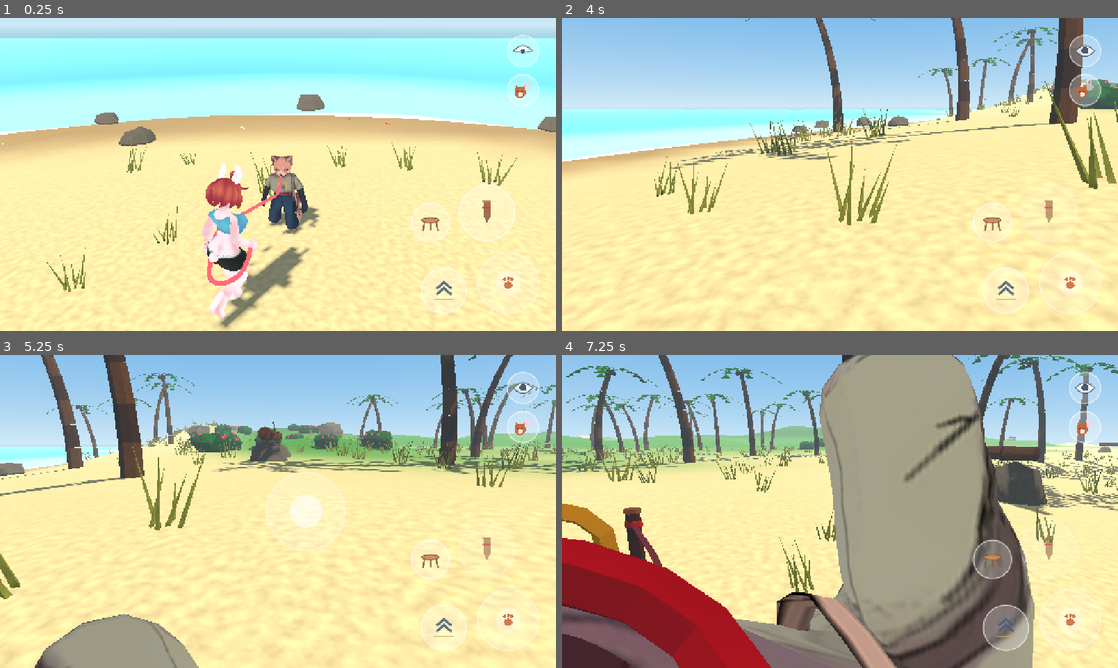
Above: before the commit, frames 1-4 (two rows, left to right).
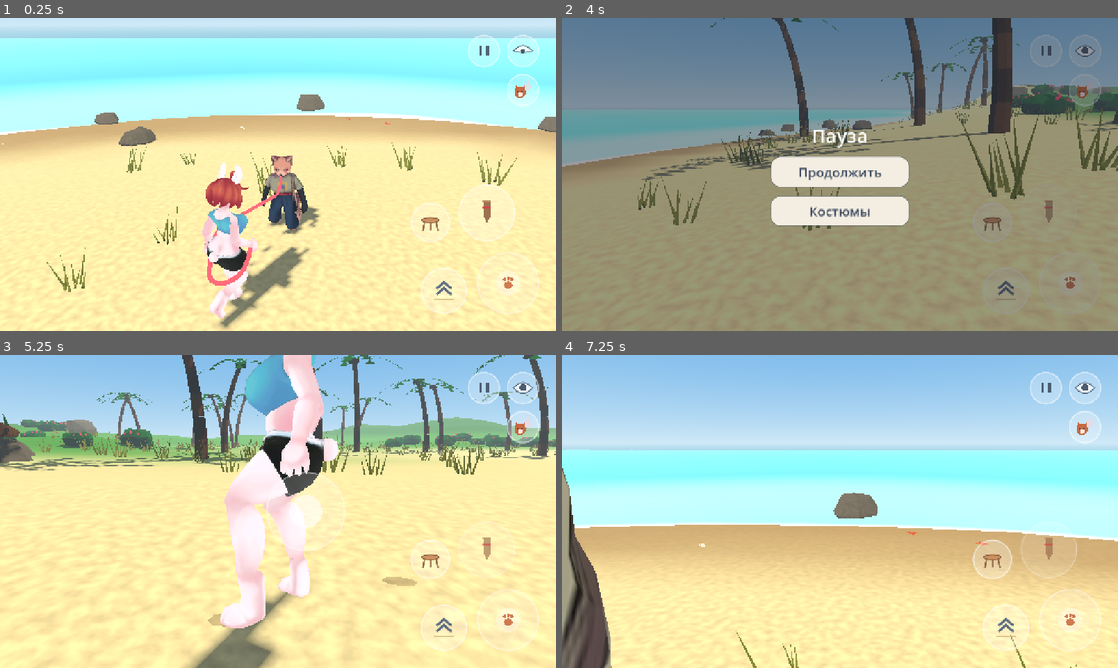
Above: after the commit, the same moments.

Repository: MrKrob00/Animal-Walk
Game: Godot game, scene res://scenes/main.tscn
Two runs of this game, one before a commit and one after it. Both use one fixed random seed, a clock stepped at 60 frames per second and the inputs below.
Inputs (mouse positions are in pixels of both pictures, inside the frame that each line leads up to):
- Up to frame 1 (0.25 s): no input
- Up to frame 2 (4 s): move the mouse to (962, 158) at 0.52 s; hold D (move_right) 0.53-1.25 s; hold E (act) 0.53-1.25 s; click (962, 158) at 0.67 s; tap Space (jump) at 0.77, 1.07, 3.77 s; tap Shift (run) at 0.8 s; drag from (728, 190) to (812, 237) at 1.27 s; move the mouse to (895, 105) at 2.02 s; hold D (move_right) 2.03-2.75 s; hold C (sit) 2.03-2.75 s; click (895, 105) at 2.17 s; tap Tab (switch) at 2.3 s; drag from (812, 237) to (673, 127) at 2.77 s; move the mouse to (1006, 221) at 3.52 s; hold A (move_left) from 3.53 s (still down); hold V (view) from 3.53 s (still down); click (1006, 221) at 3.67 s; tap P at 3.8 s
- Up to frame 3 (5.25 s): tap Space (jump) at 4.07 s; tap Escape (pause, bound only after the commit) at 4.15 s; release A (move_left) at 4.25 s; release V (view) at 4.25 s; drag from (111, 464) to (194, 433) at 4.27 s; move the mouse to (305, 511) at 5.02 s; hold S (move_down) from 5.03 s (still down); hold Space (jump) from 5.03 s (still down); click (305, 511) at 5.17 s
- Up to frame 4 (7.25 s): tap E (act) at 5.3 s; release S (move_down) at 5.75 s; release Space (jump) at 5.75 s; drag from (756, 433) to (728, 527) at 5.77 s; move the mouse to (962, 495) at 6.52 s; hold W (move_up) from 6.53 s (still down); hold Shift (run) from 6.53 s (still down); click (962, 495) at 6.67 s; tap Space (jump) at 6.77, 7.07 s; tap C (sit) at 6.8 s

The runs differ from the first frame. In frame 1, 0.3% of the frame differs, in the area x 84-90%, y 5-16%; in frame 2, 99%, in the area x 0-100%, y 0-100%; in frame 3, 34%; in frame 4, 77%.

Commit message:
Pause button, pause menu and the dressing room
A pause button (top right, Esc / P) stops the game under a menu; Костюмы opens
a dressing room with the real bunny on a stage in its own world, sets and
single items per slot; Готово keeps the choice and dresses the bunny in game.

Co-Authored-By: Claude Opus 5.5 <noreply@anthropic.com>
Claude-Session: https://claude.ai/code/session_01Lbjh88uP794iDp2E8yqCqj

Diff:
--- /dev/null
+++ b/scripts/dressing_room.gd
@@ -0,0 +1,184 @@
+class_name DressingRoom
+extends CanvasLayer
+## The dressing room (the player asked; from the pause menu's "Костюмы"): the real 3D bunny on a
+## little stage in a world of her own (a SubViewport), turned by a drag, and on the right the
+## outfits: the ready sets and each slot's items, one per slot. "Готово" keeps the choice
+## (Wardrobe) and puts it on the bunny in the game.
+
+signal done(choice: Dictionary)
+
+const BACK := Color("#d9cdbd")
+const STAGE := Color("#b89f86")
+const INK := Color("#3b4a5e")
+const WORN := Color("#bfdcb4")    ## the buttons of what she wears
+const TURN := 0.008          ## radians per pixel dragged
+
+var choice := {}
+var bunny: Actor
+var _vp: SubViewport
+var _buttons := {}           ## item -> Button
+var _drag := false
+var _finger := -1
+
+
+func _ready() -> void:
+	layer = 20
+	process_mode = Node.PROCESS_MODE_ALWAYS
+	choice = Wardrobe.load_choice()
+	var bg := ColorRect.new()
+	bg.color = BACK
+	bg.set_anchors_preset(Control.PRESET_FULL_RECT)
+	add_child(bg)
+	var view := SubViewportContainer.new()
+	view.stretch = true
+	view.set_anchors_preset(Control.PRESET_FULL_RECT)
+	view.anchor_right = 0.62
+	view.mouse_filter = Control.MOUSE_FILTER_IGNORE
+	add_child(view)
+	_vp = SubViewport.new()
+	_vp.own_world_3d = true
+	_vp.transparent_bg = true
+	view.add_child(_vp)
+	_build_stage()
+	_build_panel()
+
+
+func _build_stage() -> void:
+	var env := Environment.new()
+	env.background_mode = Environment.BG_COLOR
+	env.background_color = BACK
+	env.ambient_light_source = Environment.AMBIENT_SOURCE_COLOR
+	env.ambient_light_color = Color(0.75, 0.73, 0.7)
+	var we := WorldEnvironment.new()
+	we.environment = env
+	_vp.add_child(we)
+	var sun := DirectionalLight3D.new()
+	sun.rotation_degrees = Vector3(-45, 25, 0)
+	sun.light_energy = 0.8
+	_vp.add_child(sun)
+	var stage := MeshInstance3D.new()
+	var cyl := CylinderMesh.new()
+	cyl.top_radius = 0.55
+	cyl.bottom_radius = 0.58
+	cyl.height = 0.06
+	stage.mesh = cyl
+	var sm := StandardMaterial3D.new()
+	sm.albedo_color = STAGE
+	stage.material_override = sm
+	stage.position = Vector3(0, -0.03, 0)
+	_vp.add_child(stage)
+	bunny = Actor.new()
+	bunny.setup(Actor.BUNNY)
+	bunny.rotation.y = 0.35
+	_vp.add_child(bunny)
+	bunny.set_outfit(choice)
+	var cam := Camera3D.new()
+	cam.fov = 32
+	_vp.add_child(cam)
+	cam.position = Vector3(0, 0.95, 2.95)
+	cam.look_at(Vector3(0, 0.84, 0))
+	cam.make_current()
+
+
+func _build_panel() -> void:
+	var panel := VBoxContainer.new()
+	panel.anchor_left = 0.62
+	panel.anchor_right = 1.0
+	panel.anchor_bottom = 1.0
+	panel.offset_left = 12
+	panel.offset_right = -24
+	panel.offset_top = 32
+	panel.offset_bottom = -24
+	panel.add_theme_constant_override("separation", 10)
+	add_child(panel)
+	panel.add_child(_label("Костюмы", 40))
+	panel.add_child(_label("Комплекты", 24))
+	var sets := HBoxContainer.new()
+	sets.add_theme_constant_override("separation", 10)
+	panel.add_child(sets)
+	for s in Wardrobe.SETS:
+		var b := PauseMenu.button(s, _wear_set.bind(s), 150.0)
+		b.toggle_mode = true
+		sets.add_child(b)
+		_buttons["set:" + s] = b
+	for slot in Wardrobe.SLOTS:
+		panel.add_child(_label(Wardrobe.SLOTS[slot], 24))
+		var row := HBoxContainer.new()
+		row.add_theme_constant_override("separation", 10)
+		panel.add_child(row)
+		for item in Wardrobe.items_for(slot):
+			var b := PauseMenu.button(Wardrobe.ITEMS[item].name if item != "" else "Нет", _wear.bind(slot, item), 150.0)
+			b.toggle_mode = true
+			row.add_child(b)
+			_buttons[item] = b
+	var spacer := Control.new()
+	spacer.size_flags_vertical = Control.SIZE_EXPAND_FILL
+	panel.add_child(spacer)
+	panel.add_child(PauseMenu.button("Готово", _finish))
+	_mark()
+
+
+func _label(t: String, size: int) -> Label:
+	var l := Label.new()
+	l.text = t
+	l.add_theme_font_size_override("font_size", size)
+	l.add_theme_color_override("font_color", INK)
+	return l
+
+
+func _wear(slot: String, item: String) -> void:
+	choice[slot] = item
+	bunny.set_outfit(choice)
+	_mark()
+
+
+func _wear_set(name: String) -> void:
+	choice = (Wardrobe.SETS[name] as Dictionary).duplicate()
+	bunny.set_outfit(choice)
+	_mark()
+
+
+## Lights the buttons of what she wears.
+func _mark() -> void:
+	for item in _buttons:
+		var b: Button = _buttons[item]
+		var on := false
+		if item.begins_with("set:"):
+			var outfit: Dictionary = Wardrobe.SETS[item.substr(4)]
+			on = outfit.keys().all(func(k): return choice.get(k, "") == outfit[k])
+		elif item != "":
+			on = choice.get(Wardrobe.ITEMS[item].slot, "") == item
+		b.set_pressed_no_signal(on)
+		var sb := (b.get_theme_stylebox("normal") as StyleBoxFlat).duplicate() as StyleBoxFlat
+		sb.bg_color = WORN if b.button_pressed else PauseMenu.PANEL
+		sb.border_color = Color(INK, 0.6 if b.button_pressed else 0.25)
+		sb.set_border_width_all(3 if b.button_pressed else 2)
+		for state in ["normal", "hover", "pressed", "hover_pressed"]:
+			b.add_theme_stylebox_override(state, sb)
+
+
+func _finish() -> void:
+	Wardrobe.save_choice(choice)
+	done.emit(choice)
+
+
+## A drag on the stage turns her round.
+func _input(event: InputEvent) -> void:
+	var w := get_viewport().get_visible_rect().size.x * 0.62
+	if event is InputEventScreenTouch:
+		if event.pressed and event.position.x < w and _finger < 0:
+			_finger = event.index
+		elif not event.pressed and event.index == _finger:
+			_finger = -1
+	elif event is InputEventScreenDrag and event.index == _finger:
+		bunny.rotation.y += event.relative.x * TURN
+	elif event is InputEventMouseButton and event.button_index == MOUSE_BUTTON_RIGHT:
+		_drag = event.pressed
+	elif event is InputEventMouseMotion and _drag:
+		bunny.rotation.y += event.relative.x * TURN
+
+
+func _unhandled_input(event: InputEvent) -> void:
+	if event.is_action_pressed("pause"):
+		get_viewport().set_input_as_handled()
+		_finish()
--- a/scripts/main.gd
+++ b/scripts/main.gd
@@ -26,6 +26,9 @@
 var button: ActionButton
 var view_button: ViewButton
 var switch_button: SwitchButton
+var pause_button: PauseButton
+var pause_menu: PauseMenu      ## open while the game is paused
+var dressing_room: DressingRoom
 var arm_stick: ArmStick
 var sit_button: SitButton
 var jump_button: JumpButton
@@ -119,18 +122,23 @@
 	switch_button = SwitchButton.new()
 	ui.add_child(switch_button)
 	switch_button.pressed.connect(switch_character)
+	pause_button = PauseButton.new()
+	ui.add_child(pause_button)
+	pause_button.pressed.connect(pause)
 
 	camera_rig = CameraRig.new()
 	camera_rig.target = tofu
 	camera_rig.second = bunny
 	camera_rig.button = button
-	camera_rig.buttons = [view_button, switch_button, arm_stick, sit_button, jump_button]
+	camera_rig.buttons = [view_button, switch_button, arm_stick, sit_button, jump_button, pause_button]
 	camera_rig.stick_zone = TouchJoystick.ZONE
 	add_child(camera_rig)
 
 
 func _unhandled_input(event: InputEvent) -> void:
-	if event.is_action_pressed("act"):
+	if event.is_action_pressed("pause"):
+		pause()
+	elif event.is_action_pressed("act"):
 		act()
 	elif event.is_action_pressed("view"):
 		toggle_view()
@@ -140,6 +148,53 @@
 		sit_toggle()
 	elif event.is_action_pressed("jump"):
 		jump()
+
+
+## The pause button (the player asked): the game stops and the pause menu opens; from it the
+## dressing room ("Костюмы"). The sticks and the camera let go of their fingers.
+func pause() -> void:
+	if pause_menu != null or dressing_room != null:
+		return
+	joystick.release()
+	arm_stick.release()
+	camera_rig.release()
+	get_tree().paused = true
+	pause_menu = PauseMenu.new()
+	add_child(pause_menu)
+	pause_menu.closed.connect(resume)
+	pause_menu.costumes.connect(open_dressing_room)
+
+
+func resume() -> void:
+	if pause_menu != null:
+		pause_menu.queue_free()
+		pause_menu = null
+	if dressing_room != null:
+		dressing_room.queue_free()
+		dressing_room = null
+	joystick.release()
+	arm_stick.release()
+	camera_rig.release()
+	get_tree().paused = false
+
+
+## The dressing room over the pause menu; "Готово" puts the choice on the bunny and goes back
+## to the menu.
+func open_dressing_room() -> void:
+	if dressing_room != null:
+		return
+	pause_menu.visible = false
+	dressing_room = DressingRoom.new()
+	add_child(dressing_room)
+	dressing_room.done.connect(_dressed)
+
+
+func _dressed(choice: Dictionary) -> void:
+	bunny.set_outfit(choice)
+	dressing_room.queue_free()
+	dressing_room = null
+	if pause_menu != null:
+		pause_menu.visible = true
 
 
 ## The jump button: the one you steer jumps (the bunny a hare's hop, TOFU its "surprise!" leap
@@ -525,6 +580,7 @@
 		"view": [KEY_V],
 		"switch": [KEY_TAB],
 		"sit": [KEY_C],
+		"pause": [KEY_ESCAPE, KEY_P],
 		"paw_left": [KEY_J],
 		"paw_right": [KEY_L],
 		"paw_up": [KEY_I],
--- /dev/null
+++ b/scripts/pause_button.gd
@@ -0,0 +1,45 @@
+class_name PauseButton
+extends Control
+## Small round button at the top right, left of the eye: pauses the game and opens the pause menu
+## (the player asked; Esc or P on a PC). Two bars drawn in code. Emits `pressed`.
+
+signal pressed
+
+const RADIUS := 36.0
+const MARGIN := 40.0
+const GAP := 18.0
+
+var _finger := -1
+var _down := false
+
+
+func _ready() -> void:
+	set_anchors_preset(Control.PRESET_FULL_RECT)
+	mouse_filter = Control.MOUSE_FILTER_IGNORE
+
+
+func center() -> Vector2:
+	return Vector2(get_viewport_rect().size.x - MARGIN - RADIUS * 3.0 - GAP, MARGIN + RADIUS)   # left of the eye
+
+
+func _input(event: InputEvent) -> void:
+	if event is InputEventScreenTouch:
+		if event.pressed and event.position.distance_to(center()) <= RADIUS * 1.2:
+			_finger = event.index
+			_down = true
+			queue_redraw()
+			get_viewport().set_input_as_handled()
+		elif not event.pressed and event.index == _finger:
+			_finger = -1
+			_down = false
+			queue_redraw()
+			pressed.emit()
+
+
+func _draw() -> void:
+	var c := center()
+	draw_circle(c, RADIUS * (0.92 if _down else 1.0), Color(1, 1, 1, 0.25))
+	draw_arc(c, RADIUS, 0, TAU, 40, Color(1, 1, 1, 0.55), 3.0, true)
+	var ink := Color("#3b4a5e", 0.85)
+	for s in [-1.0, 1.0]:
+		draw_rect(Rect2(c + Vector2(s * RADIUS * 0.22 - RADIUS * 0.09, -RADIUS * 0.32), Vector2(RADIUS * 0.18, RADIUS * 0.64)), ink)
--- /dev/null
+++ b/scripts/pause_menu.gd
@@ -0,0 +1,64 @@
+class_name PauseMenu
+extends CanvasLayer
+## The pause menu (the player asked): the game stops under it; "Продолжить" goes on, "Костюмы"
+## opens the dressing room (DressingRoom). Esc / P closes it.
+
+signal costumes
+signal closed
+
+const PANEL := Color("#f4ede2")
+const INK := Color("#3b4a5e")
+
+
+func _ready() -> void:
+	layer = 10
+	process_mode = Node.PROCESS_MODE_ALWAYS
+	var dim := ColorRect.new()
+	dim.color = Color(0.1, 0.12, 0.16, 0.45)
+	dim.set_anchors_preset(Control.PRESET_FULL_RECT)
+	add_child(dim)
+	var mid := CenterContainer.new()
+	mid.set_anchors_preset(Control.PRESET_FULL_RECT)
+	add_child(mid)
+	var box := VBoxContainer.new()
+	box.add_theme_constant_override("separation", 18)
+	mid.add_child(box)
+	var title := Label.new()
+	title.text = "Пауза"
+	title.horizontal_alignment = HORIZONTAL_ALIGNMENT_CENTER
+	title.add_theme_font_size_override("font_size", 44)
+	title.add_theme_color_override("font_color", Color.WHITE)
+	box.add_child(title)
+	box.add_child(button("Продолжить", close))
+	box.add_child(button("Костюмы", func(): costumes.emit()))
+
+
+## A soft rounded button (shared with the dressing room).
+static func button(text: String, on_press: Callable, wide := 320.0) -> Button:
+	var b := Button.new()
+	b.text = text
+	b.custom_minimum_size = Vector2(wide, 72)
+	b.add_theme_font_size_override("font_size", 30)
+	for state in ["normal", "hover", "pressed", "focus"]:
+		var sb := StyleBoxFlat.new()
+		sb.bg_color = PANEL.darkened(0.08 if state == "pressed" else 0.0)
+		sb.set_corner_radius_all(22)
+		sb.border_color = Color(INK, 0.25 if state != "focus" else 0.5)
+		sb.set_border_width_all(2)
+		b.add_theme_stylebox_override(state, sb)
+	b.add_theme_color_override("font_color", INK)
+	b.add_theme_color_override("font_hover_color", INK)
+	b.add_theme_color_override("font_pressed_color", INK)
+	b.add_theme_color_override("font_focus_color", INK)
+	b.pressed.connect(on_press)
+	return b
+
+
+func close() -> void:
+	closed.emit()
+
+
+func _unhandled_input(event: InputEvent) -> void:
+	if event.is_action_pressed("pause"):
+		get_viewport().set_input_as_handled()
+		close()
--- /dev/null
+++ b/tests/test_pause.gd
@@ -0,0 +1,64 @@
+extends SceneTree
+## The pause button (the player asked): the game stops under the pause menu, "Костюмы" opens the
+## dressing room with the real bunny in it, a set or a single item puts the clothes on her there,
+## "Готово" keeps the choice and dresses the bunny in the game, "Продолжить" goes on.
+
+func _initialize() -> void:
+	_run()
+
+
+func _shown(a: Node, node: String) -> bool:
+	var n := a.find_child(node, true, false)
+	return n != null and (n as Node3D).visible
+
+
+func _press_touch(b: Control) -> void:
+	for down in [true, false]:
+		var e := InputEventScreenTouch.new()
+		e.index = 0
+		e.position = b.center()
+		e.pressed = down
+		b._input(e)
+
+
+func _run() -> void:
+	var before := Wardrobe.load_choice()
+	Wardrobe.save_choice(Wardrobe.DEFAULT)
+	var main = load("res://scenes/main.tscn").instantiate()
+	root.add_child(main)
+	await process_frame
+	var bunny: Actor = main.bunny
+	_press_touch(main.pause_button)
+	await process_frame
+	Check.ok(paused and main.pause_menu != null, "the pause button stops the game and opens the menu")
+	var p0: Vector3 = main.tofu.position
+	for i in 20:
+		await physics_frame
+	Check.ok(main.tofu.position == p0, "nothing moves while paused")
+	main.pause_menu.costumes.emit()
+	await process_frame
+	await process_frame
+	var room: DressingRoom = main.dressing_room
+	Check.ok(room != null and not main.pause_menu.visible, "Костюмы opens the dressing room")
+	Check.ok(room.bunny != null and room.bunny.skeleton != null, "the real bunny stands in it")
+	var bone := Gait.find_bone(room.bunny.skeleton, Actor.BUNNY.bones.head)
+	var c0 := room.bunny.skeleton.get_bone_global_pose(bone).origin
+	for i in 40:
+		await process_frame
+	Check.ok(room.bunny.skeleton.get_bone_global_pose(bone).origin != c0, "she is alive in it (breathing, looking round) while the game is paused")
+	room._wear_set("Agnes")
+	Check.ok(_shown(room.bunny, "Blouse") and _shown(room.bunny, "Sundress") and not _shown(room.bunny, "Object_670"), "the Agnes set dresses her in the room")
+	room._wear("lower", "shorts")
+	Check.ok(_shown(room.bunny, "Blouse") and _shown(room.bunny, "Object_672") and not _shown(room.bunny, "Sundress"), "one item at a time: the blouse with her shorts")
+	Check.ok(not _shown(bunny, "Blouse"), "the game's bunny is not changed before Готово")
+	room._finish()
+	await process_frame
+	Check.ok(main.dressing_room == null and main.pause_menu.visible, "Готово goes back to the menu")
+	Check.ok(_shown(bunny, "Blouse") and _shown(bunny, "Object_672") and not _shown(bunny, "Object_670"), "the game's bunny wears the choice")
+	var saved := Wardrobe.load_choice()
+	Check.ok(saved.upper == "blouse" and saved.lower == "shorts", "the choice is kept")
+	main.pause_menu.close()
+	await process_frame
+	Check.ok(not paused and main.pause_menu == null, "Продолжить goes on")
+	Wardrobe.save_choice(before)
+	Check.finish(self)
--- /dev/null
+++ b/tools/pause_clip.gd
@@ -0,0 +1,47 @@
+extends SceneTree
+## A short clip of the pause menu and the dressing room: walk, pause, Костюмы, turn her round,
+## the Agnes set, the blouse with shorts, Готово, Продолжить, walk on.
+## xvfb-run -a -s "-screen 0 1920x1080x24" godot --path . --rendering-driver opengl3 --resolution 1280x720 --script tools/pause_clip.gd --write-movie out.png --fixed-fps 30
+
+func _initialize() -> void:
+	_run()
+
+
+func _frames(n: int) -> void:
+	for i in n:
+		await process_frame
+
+
+func _run() -> void:
+	var main = load("res://scenes/main.tscn").instantiate()
+	root.add_child(main)
+	main.forced_input = Vector2(0.3, -1.0)
+	await _frames(45)
+	main.forced_input = Vector2.ZERO
+	await _frames(20)
+	main.pause()
+	await _frames(35)
+	main.pause_menu.costumes.emit()
+	await _frames(40)
+	var room: DressingRoom = main.dressing_room
+	for i in 60:
+		room.bunny.rotation.y += TAU / 60.0
+		await process_frame
+	room._wear_set("Agnes")
+	await _frames(40)
+	for i in 30:
+		room.bunny.rotation.y -= 0.05
+		await process_frame
+	room._wear("lower", "shorts")
+	await _frames(40)
+	room._wear("upper", "top")
+	room._wear("lower", "sundress")
+	await _frames(40)
+	room._wear_set("Agnes")
+	await _frames(25)
+	room._finish()
+	await _frames(25)
+	main.pause_menu.close()
+	main.forced_input = Vector2(-0.4, -1.0)
+	await _frames(70)
+	quit()
Not shown, added: scripts/dressing_room.gd.uid
Not shown, added: scripts/pause_button.gd.uid
Not shown, added: scripts/pause_menu.gd.uid
Not shown, added: tests/test_wardrobe.gd.uid
Not shown, changed: CLAUDE.md
